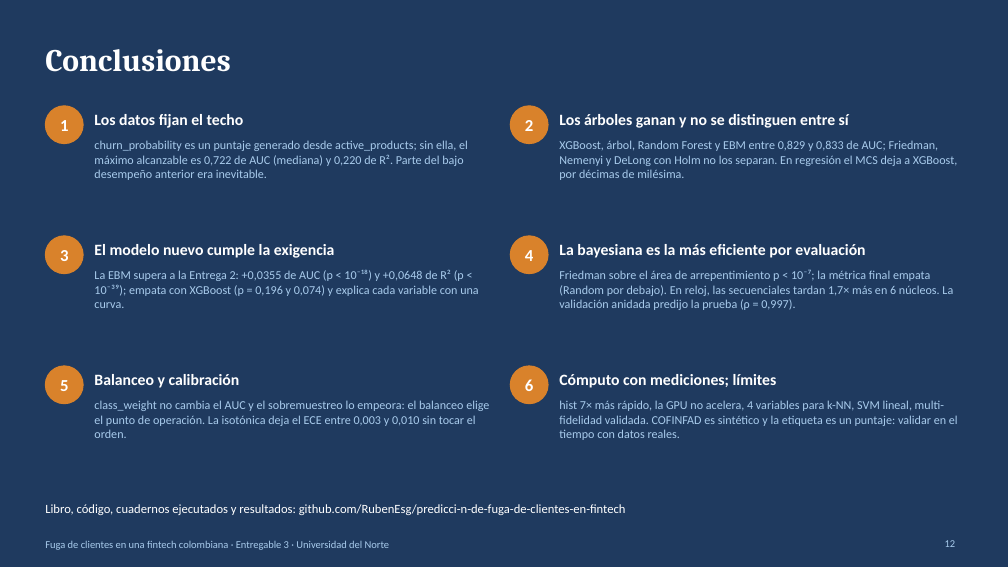
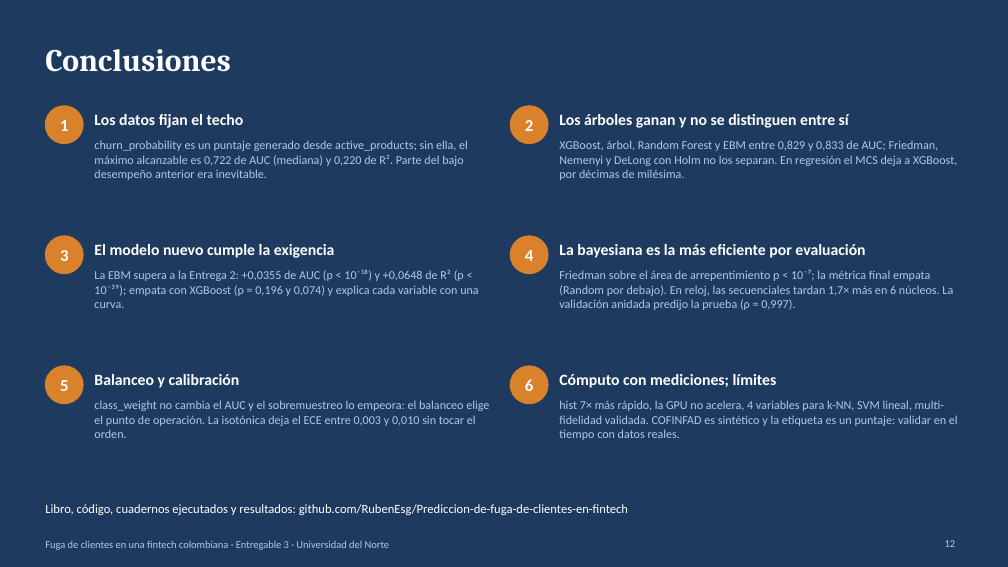
Before and after one commit to RubenEsg/Prediccion-de-fuga-de-clientes-en-fintech, a slide deck: slide 12 of presentacion/Entregable3_sustentacion.pptx. Drawn at 1008x567 pixels with LibreOffice and Linux fonts; fonts in the diff are those of the drawing. Boxes give left, top, right and bottom in pixels: in the first picture for what was removed or moved away, otherwise in the second. Text is boxed around its words. In the diff, an @@ line names an element or a change of style, - is before the commit and + after.

```diff
--- a/presentacion/Entregable3_sustentacion.pptx
+++ b/presentacion/Entregable3_sustentacion.pptx
@@ text at (45,504,628,515): text changed @@
-Libro, código, cuadernos ejecutados y resultados: github.com/RubenEsg/predicci-n-de-fuga-de-clientes-en-fintech
+Libro, código, cuadernos ejecutados y resultados: github.com/RubenEsg/Prediccion-de-fuga-de-clientes-en-fintech
```
Also in this commit, not shown: 1 other slide changed, 29 other files.
